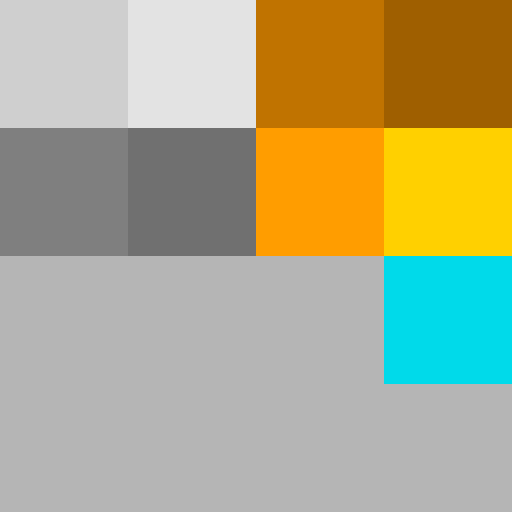
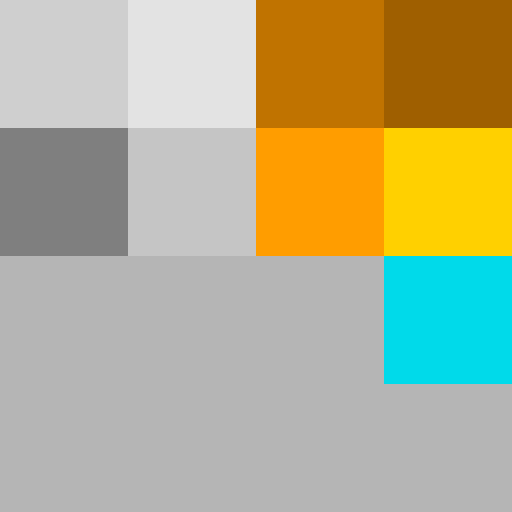
The second 512 x 512 image is a revision of the first. Changes to its layers:
painted on "Layer 1" (11th of 16, in "Group 1 copy 5") over [128,128,256,256]
